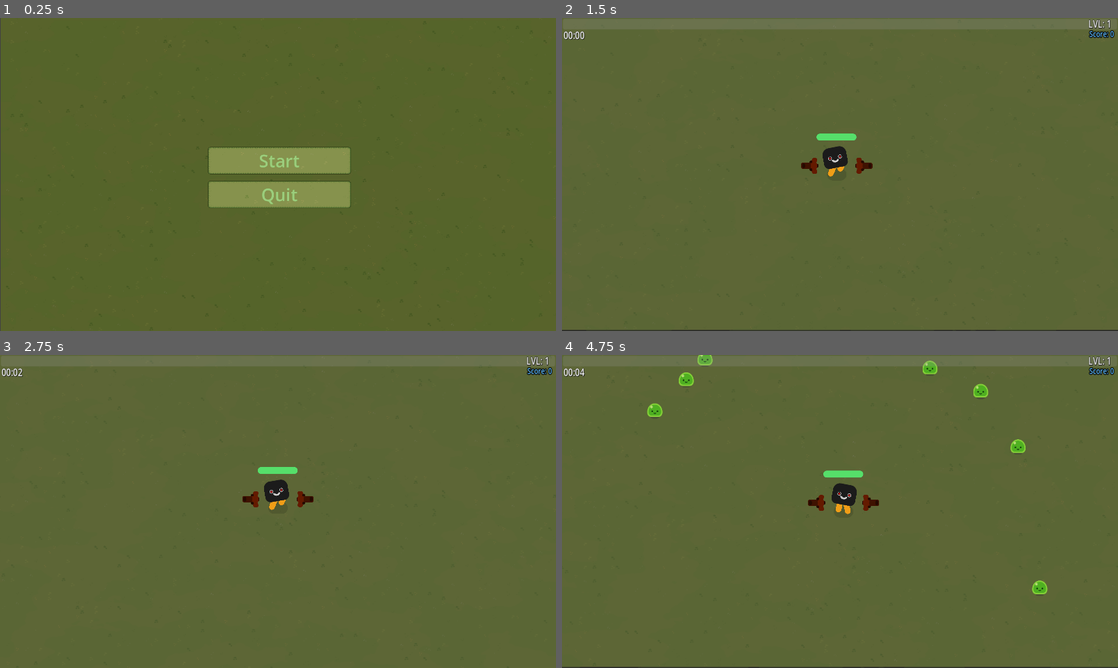
Above: before the commit, frames 1-4 (two rows, left to right).
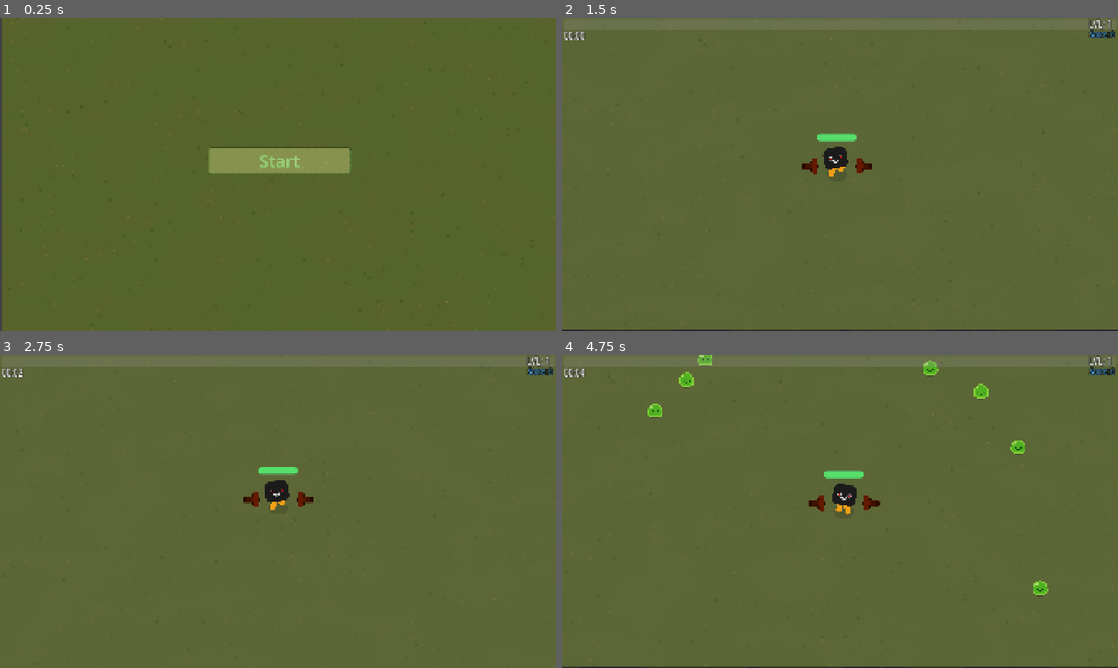
Above: after the commit, the same moments.

Repository: Likstone/Slime-killer
Game: Godot game, scene res://data/main/menu/start_menu.tscn
Two runs of this game, one before a commit and one after it. Both use one fixed random seed, a clock stepped at 60 frames per second and the inputs below.
Inputs:
- Up to frame 1 (0.25 s): no input
- Up to frame 2 (1.5 s): click "Start" at 0.5 s; hold D (move_right) from 1.28 s (still down); hold 1 (ability_1) from 1.28 s (still down)
- Up to frame 3 (2.75 s): release D (move_right) at 2.03 s; release 1 (ability_1) at 2.03 s; hold S (move_down) from 2.03 s (still down); tap 2 (ability_2) at 2.1 s
- Up to frame 4 (4.75 s): release S (move_down) at 2.78 s; hold D (move_right) 2.78-3.53 s; hold 3 (ability_3) 2.78-3.53 s; hold W (move_up) 3.53-4.28 s; tap 1 (ability_1) at 3.6 s; hold A (move_left) from 4.28 s (still down); hold 2 (ability_2) from 4.28 s (still down)

The runs differ from the first frame. In frame 1, 2.6% of the frame differs, in the area x 0-82%, y 0-100%; in frame 2, 0.6%; in frame 3, 0.4%; in frame 4, 0.9%.

Commit message:
alpha 0.4 (no sound)

Diff:
--- a/data/enemies/slime_boss.tscn
+++ b/data/enemies/slime_boss.tscn
@@ -17,7 +17,7 @@
 can_sleep = false
 lock_rotation = true
 script = ExtResource("1_evwwx")
-Health = 1800
+Health = 1400
 mob_speed = 240.0
 mass_body = 130.0
 dash_duration = 0.3
--- a/data/main/menu/start_menu.tscn
+++ b/data/main/menu/start_menu.tscn
@@ -132,18 +132,21 @@
 grow_horizontal = 2
 grow_vertical = 2
 script = ExtResource("1_jwbto")
+metadata/_edit_lock_ = true
 
 [node name="WorldEnvironment" type="WorldEnvironment" parent="."]
 environment = SubResource("Environment_sqtrv")
 
 [node name="ParallaxLayer" type="ParallaxLayer" parent="."]
 motion_mirroring = Vector2(1920, 1088)
+metadata/_edit_lock_ = true
 
 [node name="TileMap" type="TileMap" parent="ParallaxLayer"]
 material = SubResource("ShaderMaterial_6if0p")
 tile_set = SubResource("TileSet_khsgf")
 format = 2
 layer_0/tile_data = PackedInt32Array(0, 65540, 1, 65536, 65540, 1, 131072, 65540, 1, 196608, 65540, 1, 262144, 65540, 1 …(154615 unchanged characters)…
+metadata/_edit_lock_ = true
 
 [node name="ColorRect" type="ColorRect" parent="ParallaxLayer/TileMap"]
 custom_minimum_size = Vector2(1920, 1088)
@@ -179,8 +182,10 @@
 theme_override_font_sizes/font_size = 60
 theme_override_styles/normal = SubResource("StyleBoxFlat_sqtrv")
 text = "Start"
+metadata/_edit_use_anchors_ = true
 
 [node name="TileMap2" type="TileMap" parent="."]
+visible = false
 material = SubResource("ShaderMaterial_6if0p")
 position = Vector2(714, 552)
 tile_set = SubResource("TileSet_khsgf")
--- a/data/player/global_signal.gd
+++ b/data/player/global_signal.gd
@@ -3,6 +3,7 @@
 signal game_paused(paused: bool)
 
 var current_magnet_speed: float = 100.0
+var scale
 
 func set_paused(paused: bool):
 	get_tree().paused = paused
--- a/data/player/health_bar.gd
+++ b/data/player/health_bar.gd
@@ -32,7 +32,7 @@
 	health_value = %HealthBar.value
 	health_max_value = %HealthBar.max_value
 
-func _process(delta):
+func _physics_process(delta):
 	match current_mode:
 		MODE.ATTACK:
 			# Плавное наращивание перехода в режим атаки
@@ -58,7 +58,9 @@
 			if ignore_delta_in_rotation and level >= 6:
 				rotation += self_rotation_speed * delta
 			else:
-				rotation = lerp_angle(rotation, angle, rotation_speed * delta)
+				var target_angle = angle
+				var rotation_diff = wrapf(target_angle - rotation, -PI, PI)
+				rotation += rotation_diff * min(rotation_speed * delta, 1.0)
 
 		_:
 			# Возврат в исходное состояние
--- a/data/ui/ability_menu.gd
+++ b/data/ui/ability_menu.gd
@@ -77,7 +77,6 @@
 func _ready():
 	hide()
 	randomize()
-
 	# Инициализация счетчиков
 	for ability_id in abilities:
 		ability_usage[ability_id] = 0
@@ -145,7 +144,9 @@
 				button.icon = abilities[ability_id]["icon"]
 				button.disabled = false
 			else:
-				button.text = "N/A"
+				button.icon = null
+				button.get_child(0).text = ""
+				button.get_child(1).text = ""
 				button.disabled = true
 
 	show()
--- a/data/ui/ability_menu.tscn
+++ b/data/ui/ability_menu.tscn
@@ -1,6 +1,9 @@
-[gd_scene load_steps=7 format=3 uid="uid://bp8nk5o4025ox"]
+[gd_scene load_steps=8 format=3 uid="uid://bp8nk5o4025ox"]
 
 [ext_resource type="Script" uid="uid://cps8rgri0kdsp" path="res://data/ui/ability_menu.gd" id="1_tnovu"]
+
+[sub_resource type="StyleBoxFlat" id="StyleBoxFlat_nruje"]
+bg_color = Color(0, 0, 0, 0.384314)
 
 [sub_resource type="StyleBoxFlat" id="StyleBoxFlat_g8flh"]
 bg_color = Color(0.767371, 0.120232, 0, 1)
@@ -11,9 +14,11 @@
 [sub_resource type="SystemFont" id="SystemFont_4syw7"]
 font_names = PackedStringArray("Berlin Sans FB")
 font_weight = 500
+subpixel_positioning = 0
 
 [sub_resource type="SystemFont" id="SystemFont_em5pj"]
 font_names = PackedStringArray("Berlin Sans FB")
+subpixel_positioning = 0
 
 [sub_resource type="StyleBoxFlat" id="StyleBoxFlat_em5pj"]
 bg_color = Color(0.188371, 0.188371, 0.188371, 1)
@@ -55,6 +60,7 @@
 grow_vertical = 2
 focus_mode = 0
 theme_override_font_sizes/font_size = 28
+theme_override_styles/disabled = SubResource("StyleBoxFlat_nruje")
 theme_override_styles/hover = SubResource("StyleBoxFlat_g8flh")
 theme_override_styles/normal = SubResource("StyleBoxFlat_4syw7")
 text_overrun_behavior = 2
@@ -75,7 +81,6 @@
 theme_override_constants/outline_size = 6
 theme_override_fonts/font = SubResource("SystemFont_4syw7")
 theme_override_font_sizes/font_size = 34
-text = "Dash"
 horizontal_alignment = 1
 
 [node name="Ability1_description" type="Label" parent="Panel/Ability1"]
@@ -94,7 +99,6 @@
 theme_override_constants/outline_size = 4
 theme_override_fonts/font = SubResource("SystemFont_em5pj")
 theme_override_font_sizes/font_size = 28
-text = "Test Test Test Test"
 horizontal_alignment = 1
 autowrap_mode = 2
 
@@ -118,6 +122,7 @@
 size_flags_vertical = 0
 focus_mode = 0
 theme_override_font_sizes/font_size = 28
+theme_override_styles/disabled = SubResource("StyleBoxFlat_nruje")
 theme_override_styles/hover = SubResource("StyleBoxFlat_g8flh")
 theme_override_styles/normal = SubResource("StyleBoxFlat_em5pj")
 icon_alignment = 1
@@ -137,7 +142,6 @@
 theme_override_constants/outline_size = 6
 theme_override_fonts/font = SubResource("SystemFont_4syw7")
 theme_override_font_sizes/font_size = 34
-text = "Dash"
 horizontal_alignment = 1
 
 [node name="Ability2_description" type="Label" parent="Panel/Ability2"]
@@ -156,7 +160,6 @@
 theme_override_constants/outline_size = 4
 theme_override_fonts/font = SubResource("SystemFont_em5pj")
 theme_override_font_sizes/font_size = 28
-text = "Test Test Test Test"
 horizontal_alignment = 1
 autowrap_mode = 2
 
@@ -178,6 +181,7 @@
 grow_vertical = 2
 focus_mode = 0
 theme_override_font_sizes/font_size = 28
+theme_override_styles/disabled = SubResource("StyleBoxFlat_nruje")
 theme_override_styles/hover = SubResource("StyleBoxFlat_g8flh")
 theme_override_styles/normal = SubResource("StyleBoxFlat_4syw7")
 icon_alignment = 1
@@ -197,7 +201,6 @@
 theme_override_constants/outline_size = 6
 theme_override_fonts/font = SubResource("SystemFont_4syw7")
 theme_override_font_sizes/font_size = 34
-text = "Dash"
 horizontal_alignment = 1
 
 [node name="Ability3_description" type="Label" parent="Panel/Ability3"]
@@ -216,7 +219,6 @@
 theme_override_constants/outline_size = 4
 theme_override_fonts/font = SubResource("SystemFont_em5pj")
 theme_override_font_sizes/font_size = 28
-text = "Test Test Test Test"
 horizontal_alignment = 1
 autowrap_mode = 2
 
--- a/project.godot
+++ b/project.godot
@@ -77,6 +77,7 @@
 config/name="Vampire survival like try 1"
 run/main_scene="uid://crxa4bfmh45tl"
 config/features=PackedStringArray("4.4", "Forward Plus")
+run/max_fps=144
 config/icon="res://icon.png"
 
 [autoload]
@@ -87,10 +88,8 @@
 
 window/size/viewport_width=1920
 window/size/viewport_height=1080
-window/size/mode=4
-window/size/resizable=false
-window/size/borderless=true
-window/stretch/mode="viewport"
+window/size/initial_position_type=3
+window/stretch/mode="canvas_items"
 
 [dotnet]
 
@@ -150,3 +149,4 @@
 [rendering]
 
 renderer/rendering_method="gl_compatibility"
+renderer/rendering_method.mobile="gl_compatibility"
